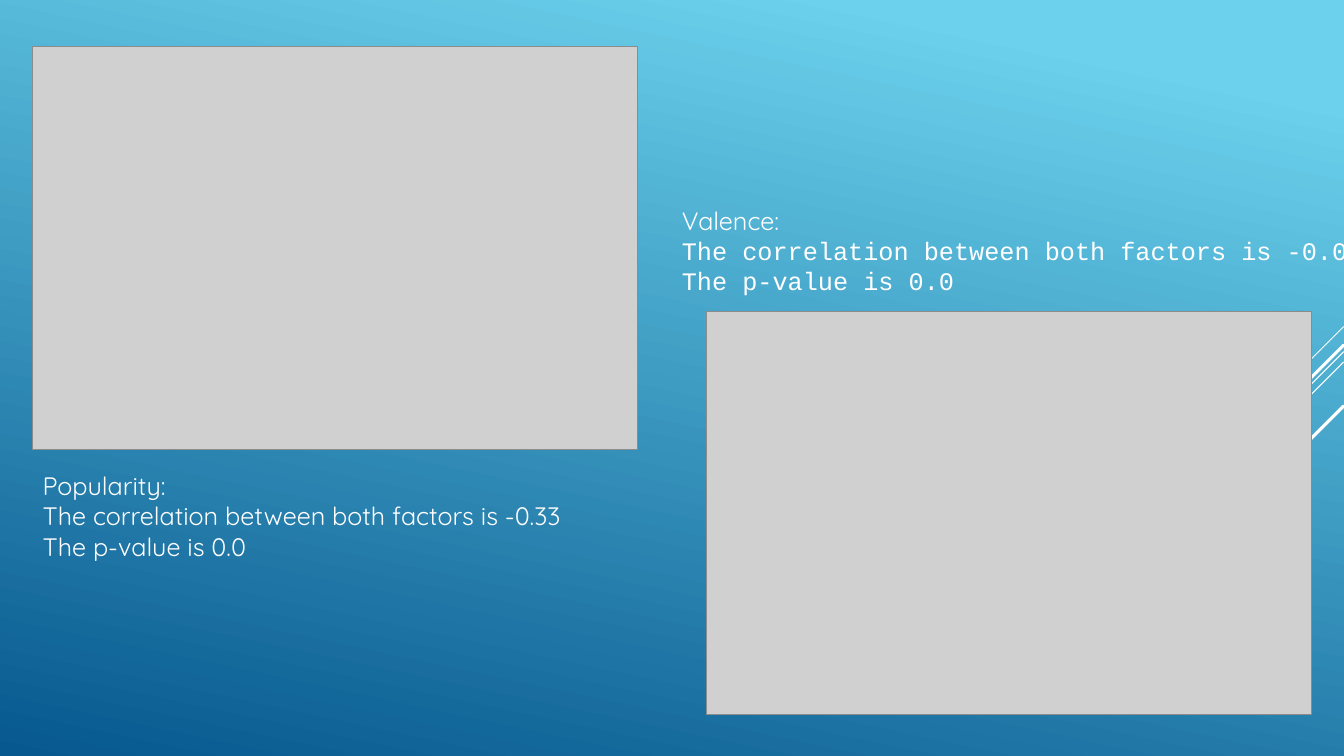
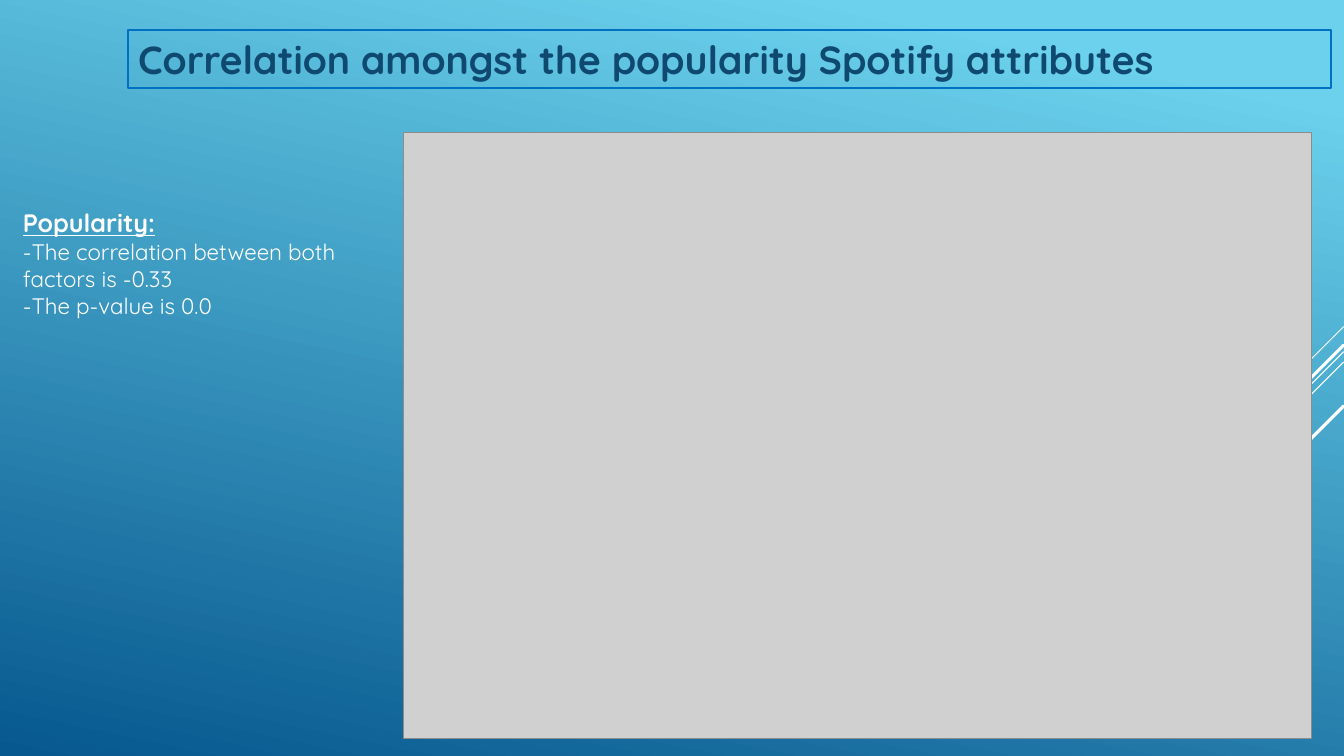
Before and after one commit to rlylecastro/project1, a slide deck: slide 6 of Presentation.pptx (slide 7 before the commit). Drawn at 1344x756 pixels with LibreOffice and Linux fonts; fonts in the diff are those of the drawing; grey boxes stand for pictures. Boxes give left, top, right and bottom in pixels: in the first picture for what was removed or moved away, otherwise in the second. Text is boxed around its words. In the diff, an @@ line names an element or a change of style, - is before the commit and + after.

```diff
--- a/Presentation.pptx
+++ b/Presentation.pptx
@@ rectangle added at (x1=128, y1=30, x2=1331, y2=88), outline #0070C0 1.5 pt, 28 pt, text #0F496F, bold @@
+Correlation amongst the popularity Spotify attributes
@@ picture resized from (x1=33, y1=46, x2=638, y2=450) to (x1=403, y1=133, x2=1312, y2=739) @@
@@ text "Popularity:" moved from (x1=43, y1=476, x2=561, y2=561) to (x1=23, y1=213, x2=335, y2=319) @@
@@ text at (x1=23, y1=213, x2=155, y2=237): bold on, underline on in "Popularity:" @@
@@ text removed at (x1=682, y1=211, x2=1344, y2=295) @@
-Valence:
-The correlation between both factors is -0.05
-The p-value is 0.0
@@ text at (x1=23, y1=243, x2=335, y2=319): text changed; size 18 to 16 pt @@
-The correlation between both factors is -0.33
-The p-value is 0.0
+-The correlation between both
+factors is -0.33
+-The p-value is 0.0
@@ picture removed at (x1=707, y1=312, x2=1312, y2=715) @@
```
Also in this commit, not shown: 6 other slides changed, 10 slides added, 5 slides removed, 1 other file.
